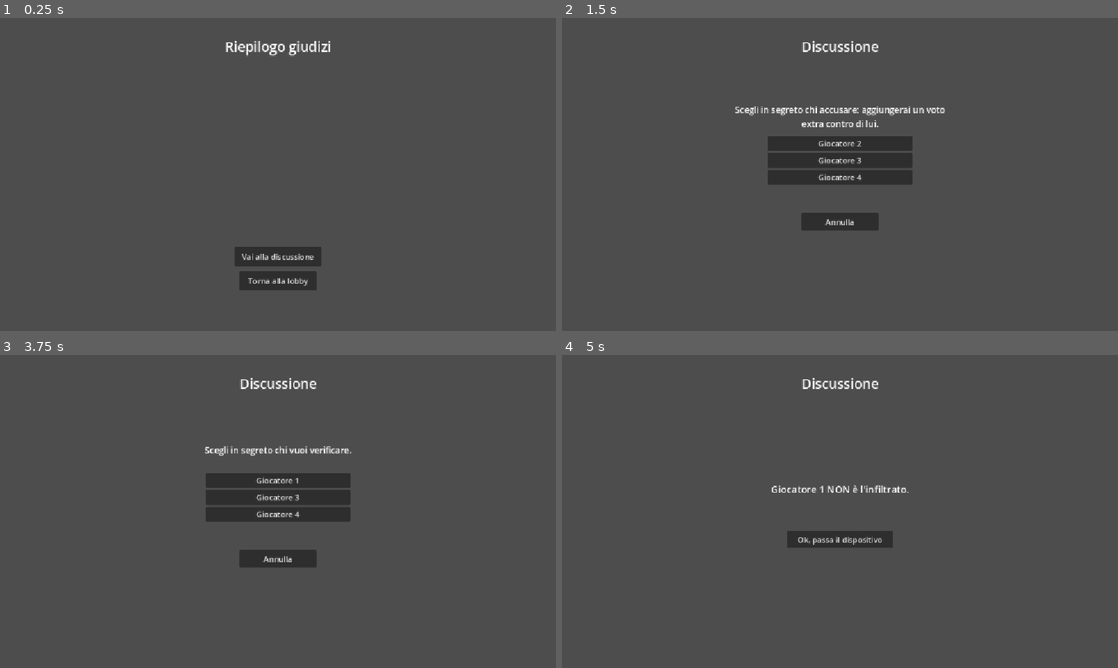
Above: before the commit, frames 1-4 (two rows, left to right).
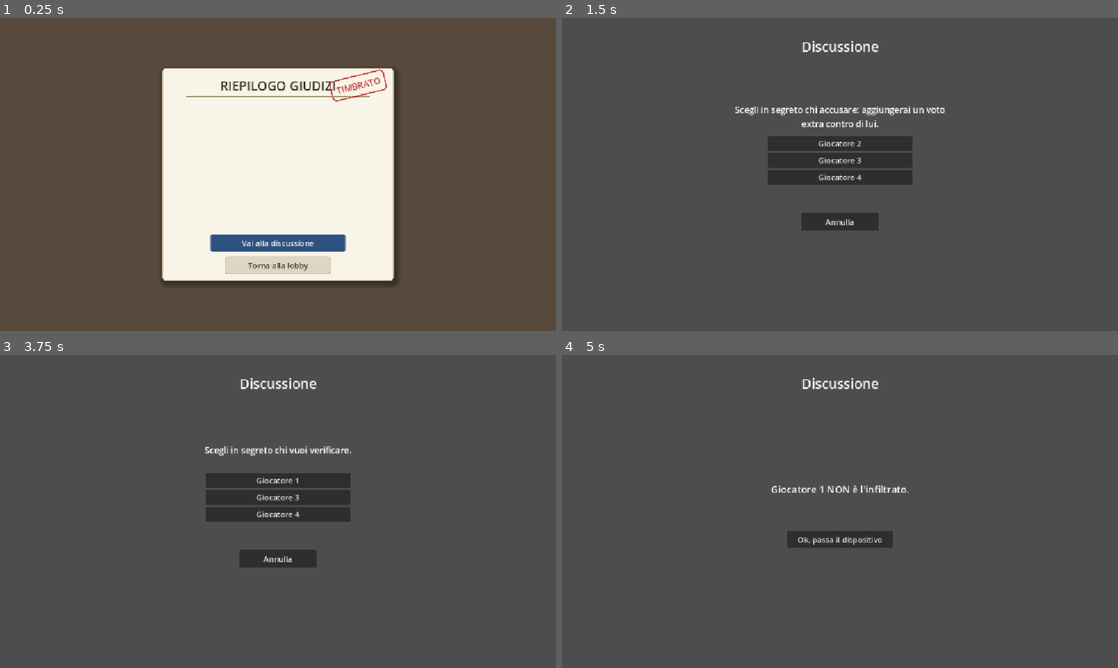
Above: after the commit, the same moments.

Repository: lucamaltempo-lgtm/Timbro-d-Ufficio
Game: Godot game, scene res://riepilogo_giudizi.tscn
Same seed, same stepped clock (60 frames per second), same inputs: the game is played once before the commit and once after it. This scene is started directly instead of the project's main scene.
Inputs:
- Up to frame 1 (0.25 s): no input
- Up to frame 2 (1.5 s): click "Vai alla discussione" at 0.5 s; click "Usa Depistaggio (voto extra s…" at 1.25 s
- Up to frame 3 (3.75 s): click "Giocatore 2" at 2 s; click "Ok, passa il dispositivo" at 2.75 s; click "Usa Verifica (scopri l'infilt…" at 3.5 s
- Up to frame 4 (5 s): click "Giocatore 1" at 4.25 s

The runs differ from the first frame. In frame 1, 30% of the frame differs, in the area x 29-72%, y 7-87%; in frame 2, less than 0.1%; in frame 3, less than 0.1%; in frame 4, nothing differs.

Commit message:
Tema da documento d'ufficio per la schermata riepilogo giudizi
Sostituisce lo sfondo viola con un look da foglio d'ufficio: sfondo
tipo scrivania, pannello "Documento" color carta con bordo e ombra,
intestazione con riga separatrice, timbro rosso ruotato "TIMBRATO" in
richiamo al nome del gioco, righe giudizi in inchiostro scuro e
bottoni ristilizzati (blu ufficio / grigio con bordo).

Logica invariata: stessa lista giudizi, stessi bottoni Discussione e
Lobby, solo i percorsi dei nodi sono aggiornati per la nuova gerarchia
(annidata dentro il pannello Documento).

Co-Authored-By: Claude Sonnet 5 <noreply@anthropic.com>
Claude-Session: https://claude.ai/code/session_01TLmMFXkz3doi4fcg5NZjj2

Diff:
--- a/riepilogo_giudizi.gd
+++ b/riepilogo_giudizi.gd
@@ -1,8 +1,14 @@
 extends Control
 
-@onready var lista_giudizi: VBoxContainer = get_node("ScrollContainer/ListaGiudizi")
-@onready var bottone_discussione: Button = get_node("BottoneDiscussione")
-@onready var bottone_lobby: Button = get_node("BottoneLobby")
+# Nodi annidati dentro il pannello "Documento" (l'aspetto da foglio d'ufficio
+# della schermata): vedi riepilogo_giudizi.tscn.
+@onready var lista_giudizi: VBoxContainer = get_node("Documento/ScrollContainer/ListaGiudizi")
+@onready var bottone_discussione: Button = get_node("Documento/BottoneDiscussione")
+@onready var bottone_lobby: Button = get_node("Documento/BottoneLobby")
+
+# Colore "inchiostro" usato per le righe del modulo, coerente col resto del
+# documento finto.
+const COLORE_INCHIOSTRO := Color(0.2, 0.17, 0.13)
 
 func _ready() -> void:
 	print("Script riepilogo giudizi partito")
@@ -16,7 +22,10 @@
 
 	for nome_giocatore in GameState.giudizi.keys():
 		var riga = Label.new()
-		riga.text = nome_giocatore + ": " + GameState.giudizi[nome_giocatore]
+		riga.text = "• " + nome_giocatore + ": " + GameState.giudizi[nome_giocatore]
+		riga.autowrap_mode = TextServer.AUTOWRAP_WORD
+		riga.add_theme_color_override("font_color", COLORE_INCHIOSTRO)
+		riga.add_theme_font_size_override("font_size", 16)
 		lista_giudizi.add_child(riga)
 
 func _on_discussione_premuto() -> void:
--- a/riepilogo_giudizi.tscn
+++ b/riepilogo_giudizi.tscn
@@ -1,6 +1,66 @@
-[gd_scene load_steps=2 format=3]
+[gd_scene load_steps=8 format=3]
 
 [ext_resource type="Script" path="res://riepilogo_giudizi.gd" id="1_riep"]
+
+[sub_resource type="StyleBoxFlat" id="StyleDocumento"]
+bg_color = Color(0.973, 0.957, 0.91, 1)
+border_width_left = 2
+border_width_top = 2
+border_width_right = 2
+border_width_bottom = 2
+border_color = Color(0.78, 0.73, 0.62, 1)
+corner_radius_top_left = 6
+corner_radius_top_right = 6
+corner_radius_bottom_right = 6
+corner_radius_bottom_left = 6
+shadow_color = Color(0, 0, 0, 0.35)
+shadow_size = 12
+shadow_offset = Vector2(4, 6)
+
+[sub_resource type="StyleBoxFlat" id="StyleTimbro"]
+bg_color = Color(1, 1, 1, 0)
+border_width_left = 3
+border_width_top = 3
+border_width_right = 3
+border_width_bottom = 3
+border_color = Color(0.72, 0.13, 0.13, 0.8)
+corner_radius_top_left = 8
+corner_radius_top_right = 8
+corner_radius_bottom_right = 8
+corner_radius_bottom_left = 8
+
+[sub_resource type="StyleBoxFlat" id="StylePrimarioNormale"]
+bg_color = Color(0.18, 0.32, 0.5, 1)
+corner_radius_top_left = 4
+corner_radius_top_right = 4
+corner_radius_bottom_right = 4
+corner_radius_bottom_left = 4
+
+[sub_resource type="StyleBoxFlat" id="StylePrimarioHover"]
+bg_color = Color(0.24, 0.4, 0.6, 1)
+corner_radius_top_left = 4
+corner_radius_top_right = 4
+corner_radius_bottom_right = 4
+corner_radius_bottom_left = 4
+
+[sub_resource type="StyleBoxFlat" id="StylePrimarioPremuto"]
+bg_color = Color(0.13, 0.24, 0.4, 1)
+corner_radius_top_left = 4
+corner_radius_top_right = 4
+corner_radius_bottom_right = 4
+corner_radius_bottom_left = 4
+
+[sub_resource type="StyleBoxFlat" id="StileSecondarioNormale"]
+bg_color = Color(0.87, 0.84, 0.76, 1)
+border_width_left = 1
+border_width_top = 1
+border_width_right = 1
+border_width_bottom = 1
+border_color = Color(0.7, 0.65, 0.54, 1)
+corner_radius_top_left = 4
+corner_radius_top_right = 4
+corner_radius_bottom_right = 4
+corner_radius_bottom_left = 4
 
 [node name="RiepilogoGiudizi" type="Control"]
 layout_mode = 3
@@ -11,64 +71,134 @@
 grow_vertical = 2
 script = ExtResource("1_riep")
 
-[node name="LabelTitolo" type="Label" parent="."]
+[node name="Sfondo" type="ColorRect" parent="."]
+layout_mode = 1
+anchors_preset = 15
+anchor_right = 1.0
+anchor_bottom = 1.0
+grow_horizontal = 2
+grow_vertical = 2
+color = Color(0.34, 0.29, 0.24, 1)
+
+[node name="Documento" type="Panel" parent="."]
+layout_mode = 1
+anchors_preset = 8
+anchor_left = 0.5
+anchor_top = 0.5
+anchor_right = 0.5
+anchor_bottom = 0.5
+offset_left = -240.0
+offset_top = -220.0
+offset_right = 240.0
+offset_bottom = 220.0
+grow_horizontal = 2
+grow_vertical = 2
+theme_override_styles/panel = SubResource("StyleDocumento")
+
+[node name="LabelTitolo" type="Label" parent="Documento"]
 layout_mode = 1
 anchors_preset = 5
 anchor_left = 0.5
 anchor_right = 0.5
-offset_left = -150.0
-offset_top = 40.0
-offset_right = 150.0
-offset_bottom = 80.0
-grow_horizontal = 2
-theme_override_font_sizes/font_size = 28
+offset_left = -180.0
+offset_top = 18.0
+offset_right = 180.0
+offset_bottom = 54.0
+grow_horizontal = 2
+theme_override_colors/font_color = Color(0.2, 0.17, 0.13, 1)
+theme_override_font_sizes/font_size = 26
 horizontal_alignment = 1
-text = "Riepilogo giudizi"
-
-[node name="ScrollContainer" type="ScrollContainer" parent="."]
-layout_mode = 1
-anchors_preset = 8
-anchor_left = 0.5
-anchor_top = 0.5
-anchor_right = 0.5
-anchor_bottom = 0.5
-offset_left = -200.0
-offset_top = -120.0
-offset_right = 200.0
-offset_bottom = 100.0
-grow_horizontal = 2
-grow_vertical = 2
-
-[node name="ListaGiudizi" type="VBoxContainer" parent="ScrollContainer"]
+text = "RIEPILOGO GIUDIZI"
+
+[node name="LineaSeparatore" type="ColorRect" parent="Documento"]
+layout_mode = 1
+anchors_preset = 5
+anchor_left = 0.5
+anchor_right = 0.5
+offset_left = -190.0
+offset_top = 58.0
+offset_right = 190.0
+offset_bottom = 60.0
+grow_horizontal = 2
+color = Color(0.66, 0.6, 0.48, 1)
+
+[node name="PanelTimbro" type="Panel" parent="Documento"]
+layout_mode = 1
+anchors_preset = 1
+anchor_left = 1.0
+anchor_right = 1.0
+offset_left = -132.0
+offset_top = 14.0
+offset_right = -16.0
+offset_bottom = 58.0
+grow_horizontal = 0
+pivot_offset = Vector2(58, 22)
+rotation = -0.24
+theme_override_styles/panel = SubResource("StyleTimbro")
+
+[node name="LabelTimbro" type="Label" parent="Documento/PanelTimbro"]
+layout_mode = 1
+anchors_preset = 15
+anchor_right = 1.0
+anchor_bottom = 1.0
+grow_horizontal = 2
+grow_vertical = 2
+theme_override_colors/font_color = Color(0.72, 0.13, 0.13, 0.85)
+theme_override_font_sizes/font_size = 18
+horizontal_alignment = 1
+vertical_alignment = 1
+text = "TIMBRATO"
+
+[node name="ScrollContainer" type="ScrollContainer" parent="Documento"]
+layout_mode = 1
+anchors_preset = 8
+anchor_left = 0.5
+anchor_top = 0.5
+anchor_right = 0.5
+anchor_bottom = 0.5
+offset_left = -210.0
+offset_top = -142.0
+offset_right = 210.0
+offset_bottom = 112.0
+grow_horizontal = 2
+grow_vertical = 2
+
+[node name="ListaGiudizi" type="VBoxContainer" parent="Documento/ScrollContainer"]
 layout_mode = 2
 size_flags_horizontal = 3
 
-[node name="BottoneDiscussione" type="Button" parent="."]
-layout_mode = 1
-anchors_preset = 8
-anchor_left = 0.5
-anchor_top = 0.5
-anchor_right = 0.5
-anchor_bottom = 0.5
-offset_left = -90.0
-offset_top = 150.0
-offset_right = 90.0
-offset_bottom = 190.0
-grow_horizontal = 2
-grow_vertical = 2
+[node name="BottoneDiscussione" type="Button" parent="Documento"]
+layout_mode = 1
+anchors_preset = 8
+anchor_left = 0.5
+anchor_top = 0.5
+anchor_right = 0.5
+anchor_bottom = 0.5
+offset_left = -140.0
+offset_top = 124.0
+offset_right = 140.0
+offset_bottom = 160.0
+grow_horizontal = 2
+grow_vertical = 2
+theme_override_styles/normal = SubResource("StylePrimarioNormale")
+theme_override_styles/hover = SubResource("StylePrimarioHover")
+theme_override_styles/pressed = SubResource("StylePrimarioPremuto")
+theme_override_colors/font_color = Color(0.96, 0.96, 0.95, 1)
 text = "Vai alla discussione"
 
-[node name="BottoneLobby" type="Button" parent="."]
-layout_mode = 1
-anchors_preset = 8
-anchor_left = 0.5
-anchor_top = 0.5
-anchor_right = 0.5
-anchor_bottom = 0.5
-offset_left = -80.0
-offset_top = 200.0
-offset_right = 80.0
-offset_bottom = 240.0
-grow_horizontal = 2
-grow_vertical = 2
+[node name="BottoneLobby" type="Button" parent="Documento"]
+layout_mode = 1
+anchors_preset = 8
+anchor_left = 0.5
+anchor_top = 0.5
+anchor_right = 0.5
+anchor_bottom = 0.5
+offset_left = -110.0
+offset_top = 170.0
+offset_right = 110.0
+offset_bottom = 206.0
+grow_horizontal = 2
+grow_vertical = 2
+theme_override_styles/normal = SubResource("StileSecondarioNormale")
+theme_override_colors/font_color = Color(0.22, 0.19, 0.15, 1)
 text = "Torna alla lobby"
